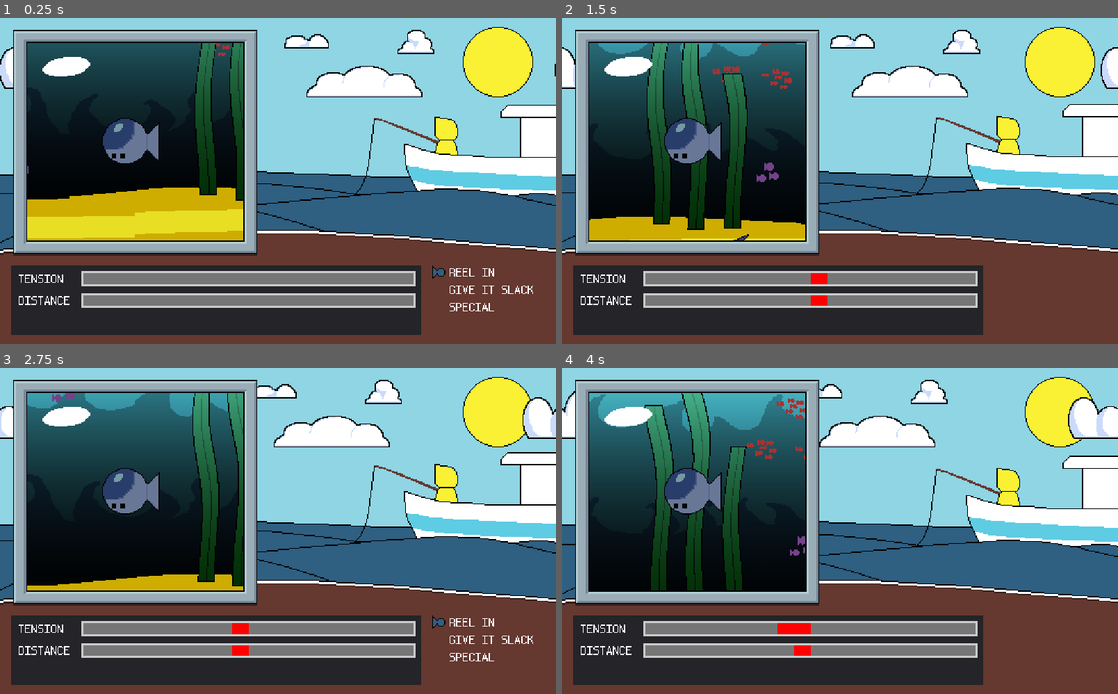
Above: before the commit, frames 1-4 (two rows, left to right).
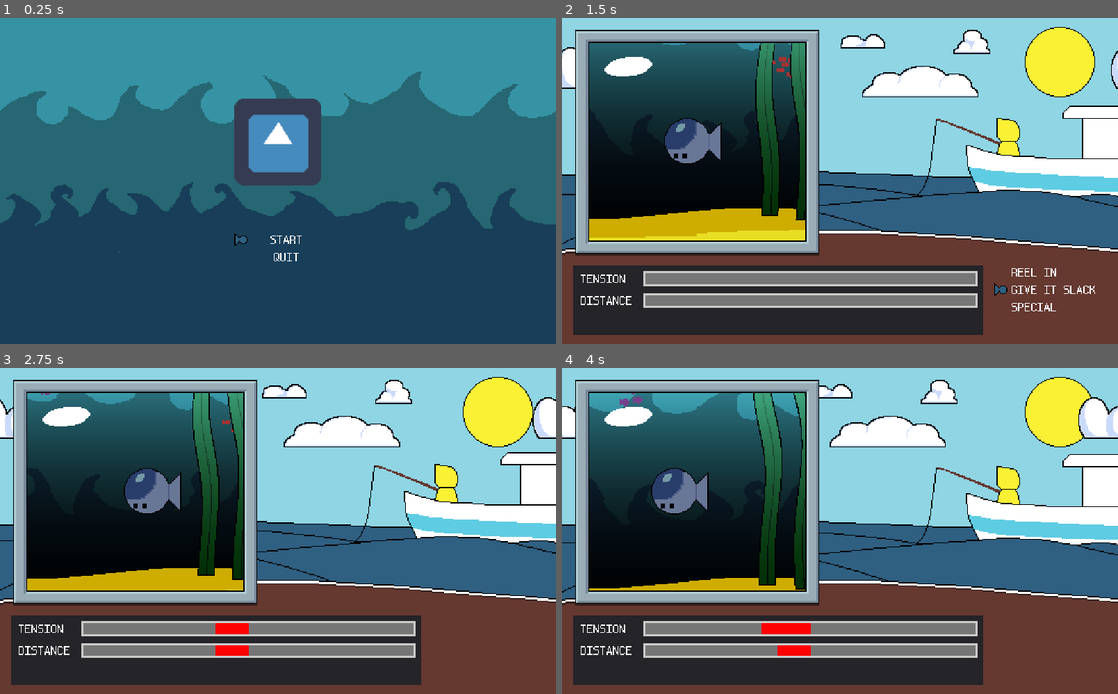
Above: after the commit, the same moments.

Repository: TateKennington/Battle-Fish-Saga
Game: Godot game, scene res://GUI/MainMenu.tscn
Two runs of this game, one before a commit and one after it. Both use one fixed random seed, a clock stepped at 60 frames per second and the inputs below. Before the commit the project starts from res://Battle.tscn. The engine's default icon, where the game draws it, is replaced by a stand-in: a white triangle on a blue panel in a dark square.
Inputs:
- Up to frame 1 (0.25 s): no input
- Up to frame 2 (1.5 s): tap Enter at 0.5 s; hold Up 0.53-1.28 s; tap Space at 0.77 s; hold Down from 1.28 s (still down)
- Up to frame 3 (2.75 s): tap Space at 1.52 s; release Down at 2.03 s; hold Up from 2.03 s (still down)
- Up to frame 4 (4 s): tap Space at 3.02, 3.77 s; release Up at 3.53 s; hold Down from 3.53 s (still down)

The runs differ from the first frame. In frame 1, 96% of the frame differs, in the area x 0-100%, y 0-100%; in frame 2, 12%; in frame 3, 5.5%; in frame 4, 13%.

Commit message:
Implement basic main menu, and scene manager autoload

Diff:
--- /dev/null
+++ b/GUI/MainMenu.gd
@@ -0,0 +1,10 @@
+extends Control
+
+func start():
+	SceneManager.load_battle();
+
+func _on_Menu_selected(index: int):
+	if index == 0:
+		start();
+	elif index == 1:
+		get_tree().quit(0)
--- a/GUI/MainMenu.tscn
+++ b/GUI/MainMenu.tscn
@@ -1,12 +1,15 @@
-[gd_scene load_steps=4 format=2]
+[gd_scene load_steps=6 format=2]
 
 [ext_resource path="res://icon.png" type="Texture" id=1]
 [ext_resource path="res://GUI/Components/MenuItem/MenuItem.tscn" type="PackedScene" id=2]
 [ext_resource path="res://Background/OceanBackground-Far.png" type="Texture" id=3]
+[ext_resource path="res://GUI/Components/Menu/Menu.tscn" type="PackedScene" id=4]
+[ext_resource path="res://GUI/MainMenu.gd" type="Script" id=5]
 
 [node name="MainMenu" type="Control"]
 anchor_right = 1.0
 anchor_bottom = 1.0
+script = ExtResource( 5 )
 __meta__ = {
 "_edit_use_anchors_": false
 }
@@ -38,17 +41,15 @@
 rect_min_size = Vector2( 0, 120 )
 texture = ExtResource( 1 )
 
-[node name="VBoxContainer" type="VBoxContainer" parent="CenterContainer/VBoxContainer"]
-margin_top = 124.0
-margin_right = 80.0
-margin_bottom = 152.0
+[node name="Menu" parent="CenterContainer/VBoxContainer" instance=ExtResource( 4 )]
 
-[node name="MenuItem" parent="CenterContainer/VBoxContainer/VBoxContainer" instance=ExtResource( 2 )]
-text = "start"
+[node name="MenuItem" parent="CenterContainer/VBoxContainer/Menu" instance=ExtResource( 2 )]
+text = "Start"
 expand = true
 
-[node name="MenuItem2" parent="CenterContainer/VBoxContainer/VBoxContainer" instance=ExtResource( 2 )]
+[node name="MenuItem2" parent="CenterContainer/VBoxContainer/Menu" instance=ExtResource( 2 )]
 margin_top = 16.0
 margin_bottom = 28.0
 text = "quit"
 expand = true
+[connection signal="selected" from="CenterContainer/VBoxContainer/Menu" to="." method="_on_Menu_selected"]
--- /dev/null
+++ b/SceneManager.gd
@@ -0,0 +1,4 @@
+extends Node
+
+func load_battle():
+	get_tree().change_scene('res://Battle.tscn');
--- a/project.godot
+++ b/project.godot
@@ -45,8 +45,12 @@
 [application]
 
 config/name="Battle Fish Saga"
-run/main_scene="res://Battle.tscn"
+run/main_scene="res://GUI/MainMenu.tscn"
 config/icon="res://icon.png"
+
+[autoload]
+
+SceneManager="*res://SceneManager.gd"
 
 [display]
 
